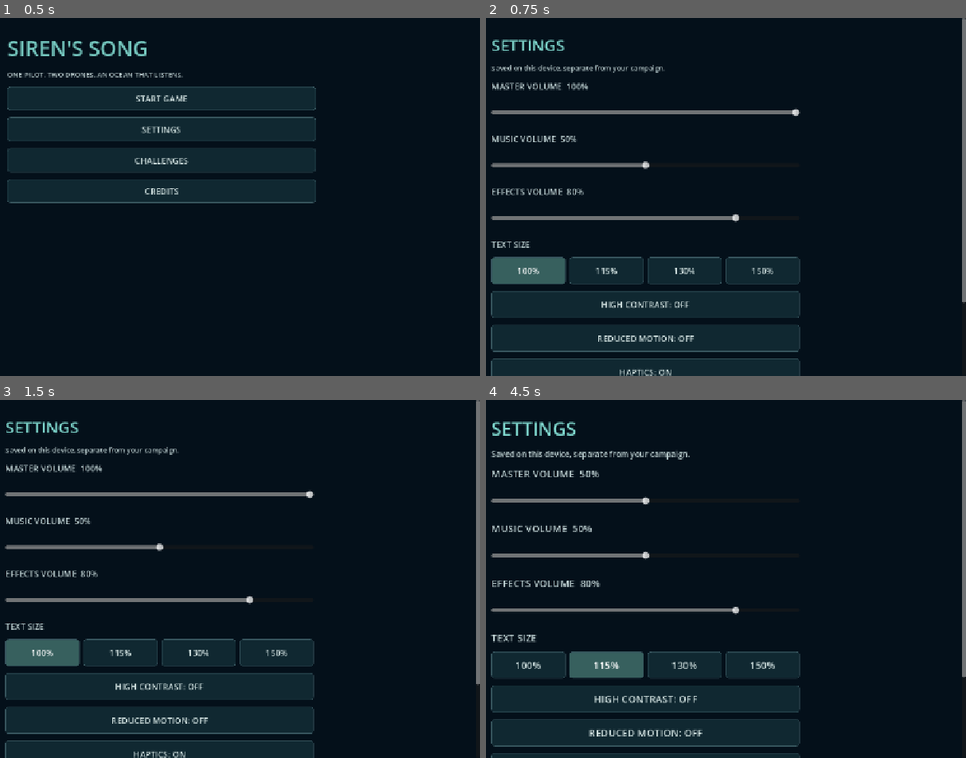
Above: before the commit, frames 1-4 (two rows, left to right).
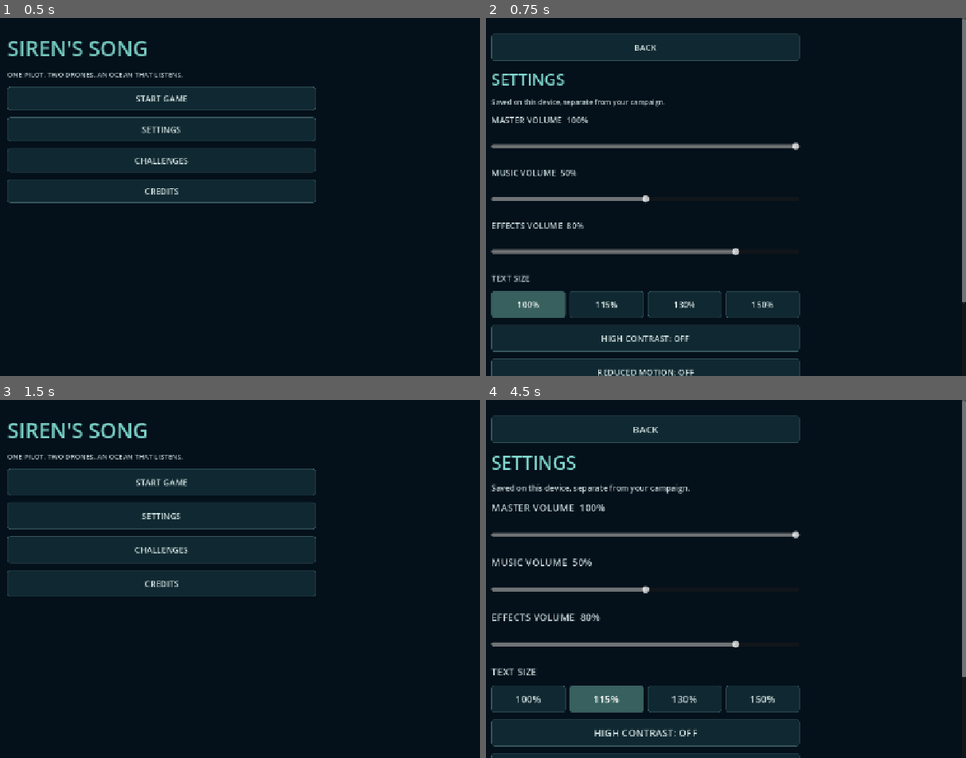
Above: after the commit, the same moments.

Repository: pemunson90-cmd/Siren-s-Song
Game: Godot game, scene res://scenes/main.tscn
Two runs of this game, one before a commit and one after it. Both use one fixed random seed, a clock stepped at 60 frames per second and the inputs below. Sound files missing from this copy of the repository are replaced by a short silence.
Inputs (mouse positions are in pixels of both pictures, inside the frame that each line leads up to):
- Up to frame 1 (0.5 s): no input
- Up to frame 2 (0.75 s): click "SETTINGS" at 0.5 s
- Up to frame 3 (1.5 s): click (158, 428) at 1.25 s, where only the run after the commit has a clickable "BACK"
- Up to frame 4 (4.5 s): click (649, 514) at 2 s, where only the run after the commit has a clickable "SETTINGS"; click "01 Shelf Signal AVAILABLE" at 2.75 s; click "100%" at 3.5 s; click "115%" at 4.25 s

Frame 1 is identical in both runs. In frame 2, 11% of the frame differs, in the area x 0-66%, y 4-100%; in frame 3, 10%; in frame 4, 10%.

Commit message:
WIP: route Android Back through title overlays and move reset to Settings

Diff:
--- a/game/src/main.gd
+++ b/game/src/main.gd
@@ -441,6 +441,8 @@
 	print("SS_VIEW zoom=",snappedf(ocean.chart_camera.zoom,0.01)," center=",ocean.chart_camera.center)
 	call_deferred("_report_targets")
 func _unhandled_key_input(event: InputEvent) -> void:
+	if event is InputEventKey and event.pressed and not event.echo and event.keycode==KEY_ESCAPE:
+		if _frontend_back():get_viewport().set_input_as_handled();return
 	if screen=="program":
 		if event is InputEventKey and event.pressed and event.keycode==KEY_ESCAPE: route_editor.close()
 		return
@@ -819,8 +821,13 @@
 	if what==NOTIFICATION_WM_GO_BACK_REQUEST:
 		sim.paused=true; _save_archive(); call_deferred("_android_back")
 
+func _frontend_back()->bool:
+	var front=get_node_or_null("Frontend")
+	if front==null or not front.has_method("back"):return false
+	front.back()
+	return true
 func _android_back()->void:
-	if not is_inside_tree():return
+	if not is_inside_tree() or _frontend_back():return
 	# Match Escape in the route instrument, after Android's notification traversal.
 	if screen=="program":route_editor.close()
 	elif screen=="mission" and advanced_orders:mission_hud._back()
--- a/game/src/presentation/frontend/challenges_frontend.gd
+++ b/game/src/presentation/frontend/challenges_frontend.gd
@@ -13,6 +13,7 @@
 static func show(front)->void:
 	Archive.restore(front.host)
 	front._reset("challenges")
+	front._button("BACK",front._title_screen,"frontend_back")
 	front._text("CHALLENGES",32,Color("80d9cf"))
 	front._text("Replay recovered operations with a fixed fleet and one rule. Campaign progress stays as it was.",16)
 	var saved=history(front);var recovered=completed(front)
@@ -26,11 +27,11 @@
 		var detail=Records.summary(best) if available else "LOCKED · recover operation %02d"%[int(row.op)+1]
 		var b=front._button(row.title+"\n"+detail,func():details(front,id),"challenge_"+id,not available)
 		b.set_meta("challenge_id",id)
-	front._button("BACK",front._title_screen,"frontend_back")
 static func details(front,id:String)->void:
 	var row=Catalog.get_challenge(id)
 	if row.is_empty() or not Catalog.unlocked(row,completed(front)):return
 	front._reset("challenge_details")
+	front._button("BACK",func():show(front),"challenge_back")
 	front._text(row.title,30,Color("80d9cf"))
 	front._text(Catalog.description(row),20)
 	var stock=front.host._loadout_stock(row.loadout)
@@ -39,7 +40,6 @@
 	front._text("Best: "+Records.summary(history(front).get(id,{}).get("best",{})),16)
 	front._text("A new attempt starts fresh. Ending it records a loss; successful bests remain.",15)
 	front._button("START CHALLENGE · START PAUSED",func():start(front,id),"challenge_start")
-	front._button("BACK",func():show(front),"challenge_back")
 static func start(front,id:String)->void:
 	var row=Catalog.get_challenge(id)
 	if row.is_empty() or not Catalog.unlocked(row,completed(front)):return
--- a/game/src/presentation/frontend/frontend.gd
+++ b/game/src/presentation/frontend/frontend.gd
@@ -99,7 +99,6 @@
 		_button("START GAME", _new_campaign, "frontend_new_campaign")
 	else:
 		_button("CONTINUE", _continue, "frontend_continue", profile == Profile.UNREADABLE)
-		_button("ERASE PROGRESS · NEW CAMPAIGN", _new_campaign, "frontend_new_campaign")
 	_button("SETTINGS", _settings_screen, "frontend_settings")
 	_button("CHALLENGES", func():load("res://src/presentation/frontend/challenges_frontend.gd").show(self), "frontend_challenges", profile==Profile.UNREADABLE)
 	_button("CREDITS", _credits_screen, "frontend_credits")
@@ -123,6 +122,7 @@
 		_dismiss(); host._confirm_new_campaign()
 func _settings_screen() -> void:
 	_reset("settings")
+	_button("BACK", _title_screen, "frontend_back")
 	_text("SETTINGS", 32, Color("80d9cf"))
 	_text("Saved on this device, separate from your campaign.", 14)
 	if not settings_store.warning.is_empty(): _text(settings_store.warning, 15, Color("efc28d"))
@@ -143,7 +143,8 @@
 		var key: String = row[0]; var label: String = row[1]
 		_button("%s: %s" % [label, "ON" if values[key] else "OFF"], func(): _set_value(key, not values[key]); _settings_screen(), "setting_" + key)
 	_button("RESET TO DEFAULTS", func(): values = SettingsStore.DEFAULTS.duplicate(); _set_value("master", 1.0); _settings_screen(), "settings_reset")
-	_button("BACK", _title_screen, "frontend_back")
+	if profile != Profile.NONE:
+		_button("ERASE PROGRESS · NEW CAMPAIGN", _new_campaign, "frontend_new_campaign")
 func _set_value(key: String, v: Variant) -> void:
 	values[key] = v
 	values = SettingsStore.sanitize(values)
@@ -154,8 +155,14 @@
 	settings_store.save_settings(values)
 func _credits_screen() -> void:
 	_reset("credits")
+	_button("BACK", _title_screen, "frontend_back")
 	_text("CREDITS", 32, Color("80d9cf"))
 	_text("SIREN'S SONG  /  AUDIO ATTRIBUTION", 14)
 	for line in CreditsText.lines(Soundscape.ATTRIBUTION):
 		_text(line.text, 20 if line.heading else 15, Color("80d9cf") if line.heading else Color(0, 0, 0, 0))
-	_button("BACK", _title_screen, "frontend_back")
+# Main routes Android Back and Escape here before changing the campaign underneath.
+func back() -> void:
+	if screen == "challenge_details":
+		load("res://src/presentation/frontend/challenges_frontend.gd").show(self)
+	elif screen != "title":
+		_title_screen()
--- /dev/null
+++ b/game/tests/fix2_frontend_ui_tests.gd
@@ -0,0 +1,39 @@
+extends "res://tests/challenges_ui_tests.gd"
+# Real touch enters each overlay; Android Back is primary, Escape also returns.
+func shape_case(shape):
+ root.size=shape;await settle()
+ var path="user://fix2-front-%d.save"%shape.x
+ var game=load("res://scenes/main.tscn").instantiate();game.set_script(load("res://tests/density_main.gd"))
+ game.capture_scenario="runtime-test";game.store.path=path
+ root.add_child(game);await settle();game.set_process(false)
+ game.completed=[0];game.unlocked=1;game._show_campaign();game.capture_scenario="";game._save_archive()
+ var front=Front.new();front.settings_store.path=path+".settings";game.add_child(front);front.setup(game);await settle()
+ check(button(front,"frontend_new_campaign")==null,"erase progress is absent from title")
+ for navigation in ["android","keyboard"]:
+  await press(front,"frontend_settings")
+  var back=button(front,"frontend_back")
+  check(back!=null and root.get_visible_rect().encloses(back.get_global_rect()),"settings Back is above fold "+str(shape))
+  check(button(front,"frontend_new_campaign")!=null,"settings retains confirmed campaign reset")
+  if navigation=="android":await android_back()
+  else:await escape_key()
+  check(front.screen=="title" and game.screen=="menu","settings Back returns overlay to title")
+  front._title_screen();await settle()
+  await press(front,"frontend_challenges")
+  back=button(front,"frontend_back")
+  check(back!=null and root.get_visible_rect().encloses(back.get_global_rect()),"challenge list Back is above fold")
+  await press(front,"challenge_shelf_passive")
+  back=button(front,"challenge_back")
+  check(back!=null and root.get_visible_rect().encloses(back.get_global_rect()),"challenge detail Back is above fold")
+  if navigation=="android":await android_back()
+  else:await escape_key()
+  check(front.screen=="challenges","detail Back returns to challenge list")
+  if navigation=="android":await android_back()
+  else:await escape_key()
+  check(front.screen=="title","list Back returns to title")
+  front._title_screen();await settle()
+ game.queue_free();await settle()
+ for file in [path,path+".settings"]:
+  for suffix in ["",".bak",".tmp"]:DirAccess.remove_absolute(file+suffix)
+func run():
+ for shape in [Vector2i(2520,1080),Vector2i(2184,1968),Vector2i(960,432)]:await shape_case(shape)
+ print("FIX2 FRONTEND UI CHECKS ",checks," FAILURES ",failures);quit(1 if failures else 0)
Not shown, changed: game/tests/suites.txt
